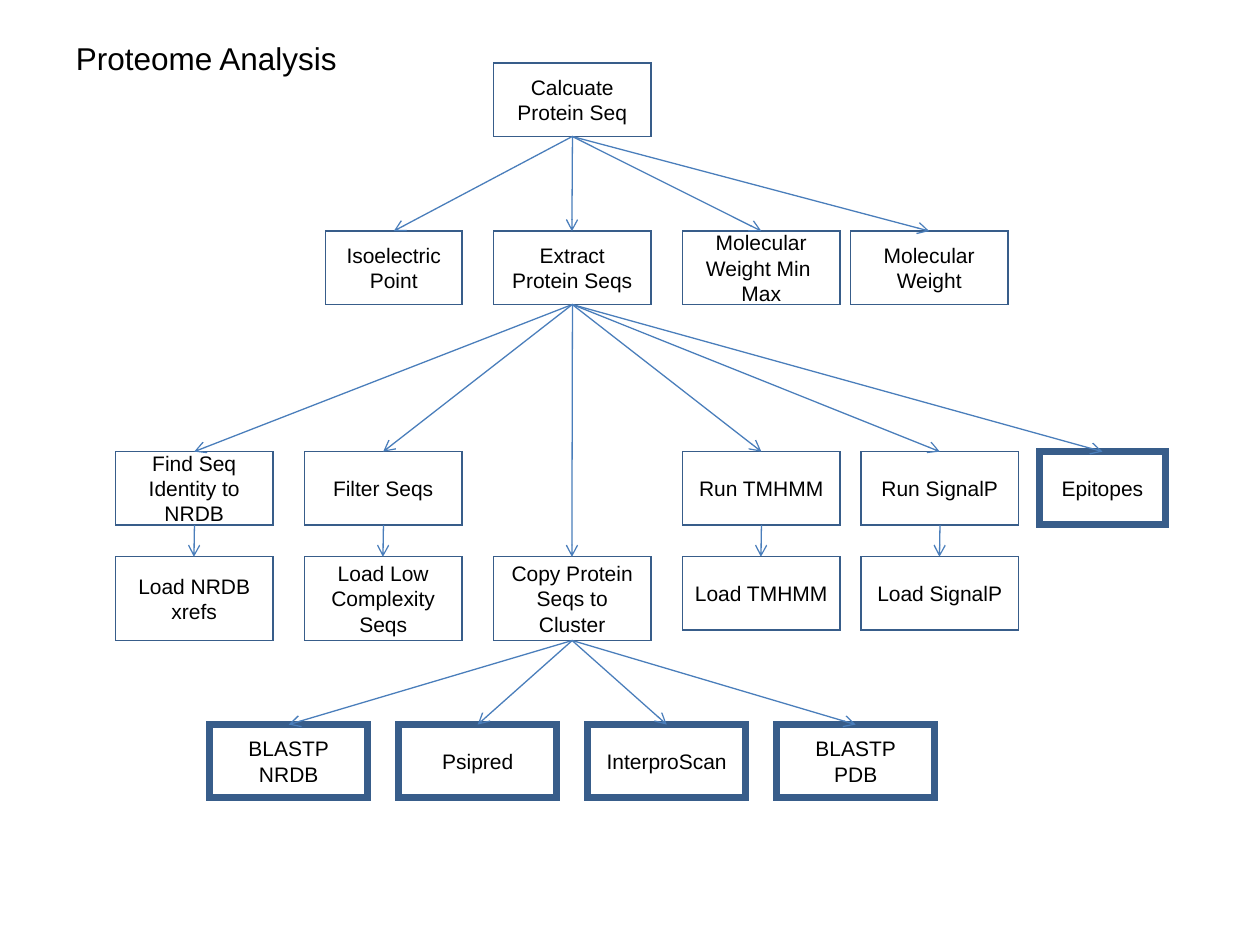
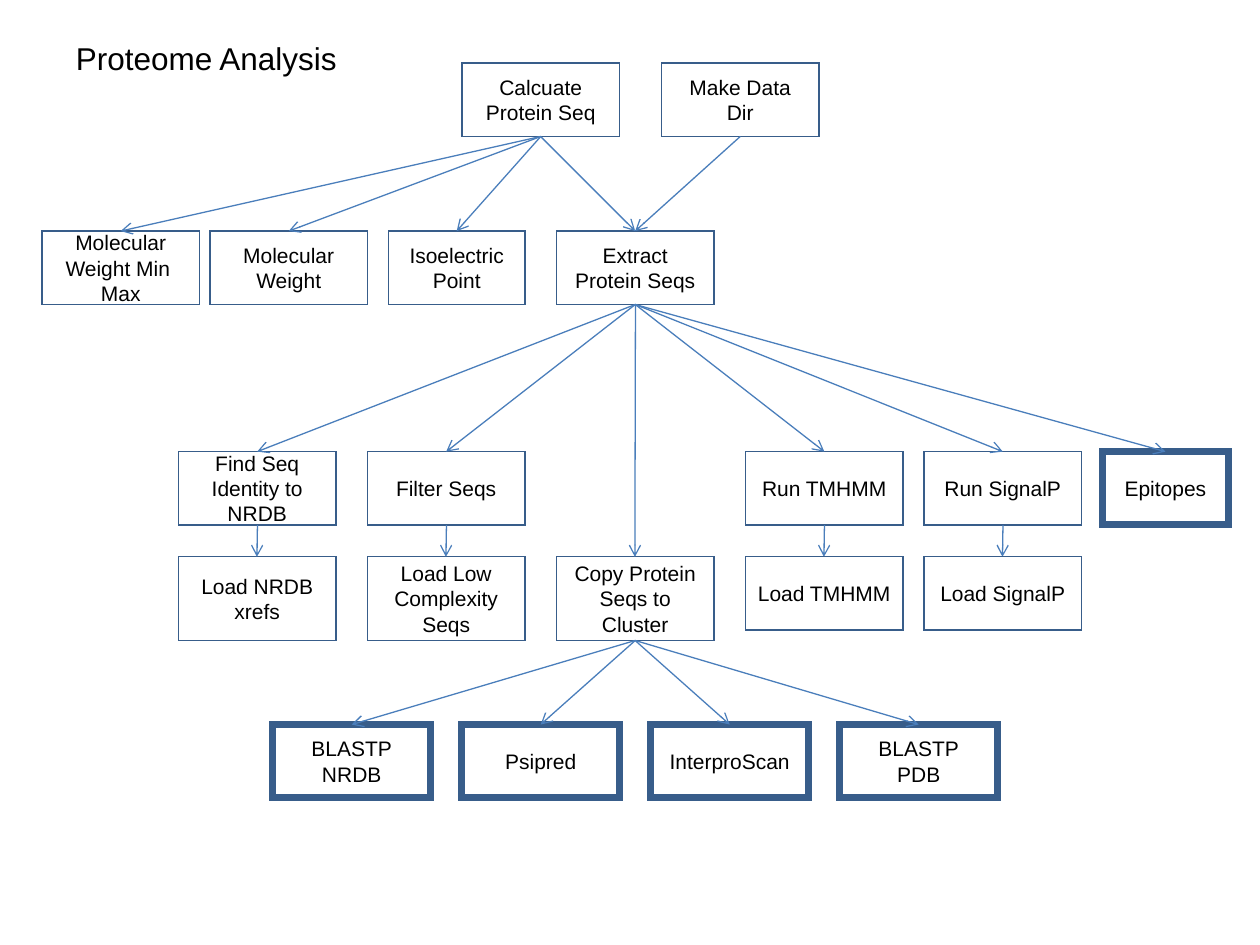
Before and after one commit to VEuPathDB/ApiCommonData, a slide deck: slide 5 of Load/doc/workflow/AnalysisWorkflow.ppt. Drawn at 1260x945 pixels with LibreOffice and Linux fonts; fonts in the diff are those of the drawing. Boxes give left, top, right and bottom in pixels: in the first picture for what was removed or moved away, otherwise in the second. Text is boxed around its words. In the diff, an @@ line names an element or a change of style, - is before the commit and + after.

```diff
--- a/Load/doc/workflow/AnalysisWorkflow.ppt
+++ b/Load/doc/workflow/AnalysisWorkflow.ppt
@@ rectangle "Calcuate Protein Seq": place and size @@
-rectangle "Calcuate Protein Seq" at (494, 63, 651, 136)
+rectangle "Calcuate Protein Seq" at (462, 63, 620, 136)
@@ rectangle added at (662, 63, 819, 136), outline #385D8A 0.99 pt, 12 pt, text #000000 @@
+Make Data Dir
@@ arrow moved from (572, 136) - (929, 231) to (541, 136) - (121, 231) @@
@@ arrow added from (541, 136) to (289, 231), #4A7EBB 0.74 pt @@
@@ arrow moved from (572, 136) - (393, 231) to (541, 136) - (456, 231) @@
@@ arrow moved from (572, 136) - (572, 232) to (541, 136) - (635, 231) @@
@@ arrow moved from (572, 136) - (761, 231) to (741, 136) - (635, 231) @@
@@ rectangle "Molecular Weight Min Max": place and size @@
-rectangle "Molecular Weight Min Max" at (683, 231, 840, 304)
+rectangle "Molecular Weight Min Max" at (42, 231, 199, 304)
@@ rectangle "Molecular Weight": place and size @@
-rectangle "Molecular Weight" at (850, 231, 1008, 304)
+rectangle "Molecular Weight" at (210, 231, 368, 304)
@@ rectangle "Epitopes": place and size @@
-rectangle "Epitopes" at (1040, 451, 1166, 524)
+rectangle "Epitopes" at (1102, 451, 1228, 524)
@@ arrow moved from (572, 640) - (667, 724) to (635, 640) - (541, 724) @@
@@ 15 rectangles, 12 arrows: place and size @@
-15 rectangles, 12 arrows at (116, 231, 1102, 798)
+15 rectangles, 12 arrows at (179, 231, 1166, 798)
@@ arrow moved from (572, 640) - (478, 724) to (635, 640) - (730, 724) @@
```
Also in this commit, not shown: 6 other slides changed, 4 slides added, 2 slides removed, 11 other files.
